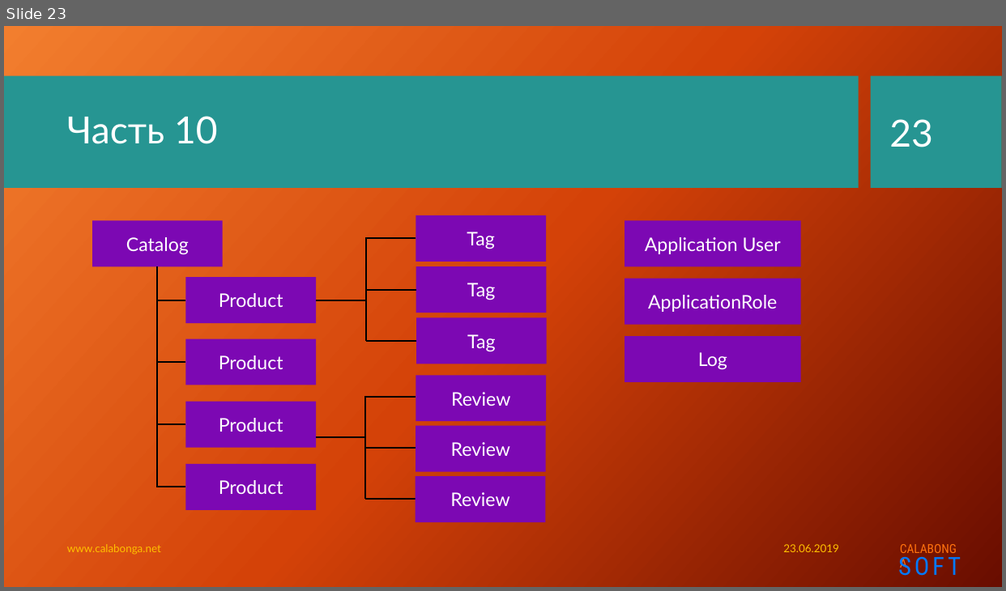
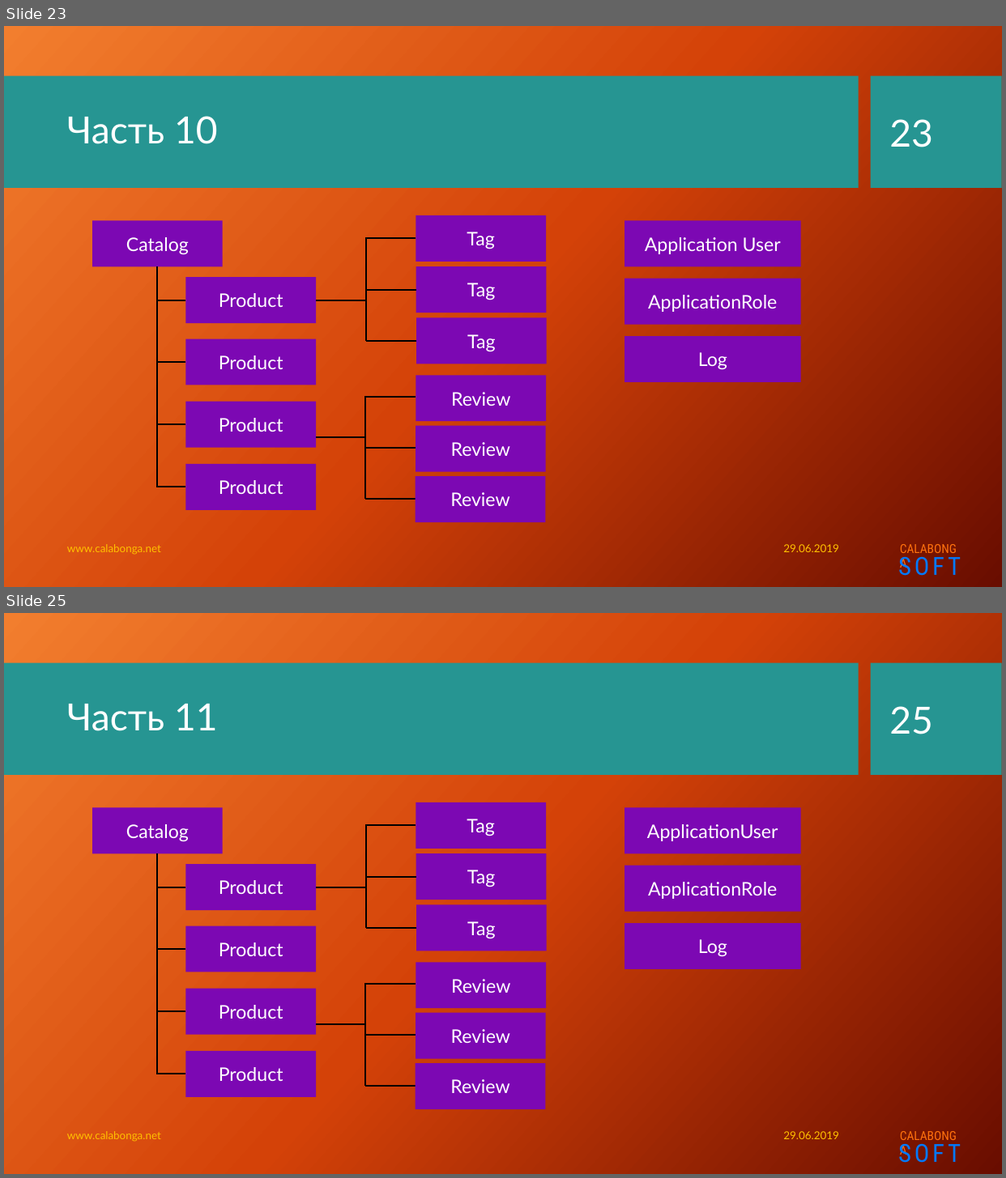
Before and after one commit to Calabonga/Calabonga.Catalog, a slide deck: Presentation/Calabonga.Catalog.pptx. Shown one above the other, each under a label of ours: slide 23 before the commit, slides 23 and 25 after it; the slides between them are not shown. The pictures are 1006x591 and 1006x1178 pixels, drawn with LibreOffice and Linux fonts; fonts in the diff are those of the drawing; background and template pictures are left out. Boxes give left, top, right and bottom in pixels: in the first picture for what was removed or moved away, otherwise in the second. Text is boxed around its words. In the diff, an @@ line names an element or a change of style, - is before the commit and + after.

```diff
--- a/Presentation/Calabonga.Catalog.pptx
+++ b/Presentation/Calabonga.Catalog.pptx
@@ slide 25 added at [4,613,1002,1174], background picture (left out); not listed: 4 template elements that a slide beside it also shows @@
@@ title added at [67,704,218,731], 36 pt, text #FFFFFF @@
+Часть 11
@@ page number added at [889,706,933,735], 36 pt, text #FFFFFF @@
+25
@@ rectangle added at [415,803,546,849], fill #7C08B3, 18 pt, text #FFFFFF @@
+Tag
@@ rectangle added at [92,807,223,854], fill #7C08B3, 18 pt, text #FFFFFF @@
+Catalog
@@ line added from (415, 825) to (365, 825), #000000 1.5 pt @@
@@ line added from (366, 825) to (366, 928), #000000 1.5 pt @@
@@ rectangle added at [624,807,800,854], fill #7C08B3, 18 pt, text #FFFFFF @@
+ApplicationUser
@@ line added from (157, 854) to (157, 1075), #000000 1.5 pt @@
@@ rectangle added at [416,854,547,901], fill #7C08B3, 18 pt, text #FFFFFF @@
+Tag
@@ rectangle added at [186,865,316,911], fill #7C08B3, 18 pt, text #FFFFFF @@
+Product
@@ line added from (416, 876) to (365, 876), #000000 1.5 pt @@
@@ rectangle added at [624,865,800,912], fill #7C08B3, 18 pt, text #FFFFFF @@
+ApplicationRole
@@ line added from (186, 888) to (157, 888), #000000 1.5 pt @@
@@ line added from (365, 888) to (316, 888), #000000 1.5 pt @@
@@ rectangle added at [186,926,316,973], fill #7C08B3, 18 pt, text #FFFFFF @@
+Product
@@ line added from (416, 928) to (366, 928), #000000 1.5 pt @@
@@ rectangle added at [416,905,547,952], fill #7C08B3, 18 pt, text #FFFFFF @@
+Tag
@@ rectangle added at [624,924,800,970], fill #7C08B3, 18 pt, text #FFFFFF @@
+Log
@@ line added from (186, 949) to (157, 949), #000000 1.5 pt @@
@@ rectangle added at [415,963,546,1009], fill #7C08B3, 18 pt, text #FFFFFF @@
+Review
@@ rectangle added at [186,989,316,1035], fill #7C08B3, 18 pt, text #FFFFFF @@
+Product
@@ line added from (415, 983) to (364, 983), #000000 1.5 pt @@
@@ line added from (365, 983) to (365, 1086), #000000 1.5 pt @@
@@ line added from (186, 1012) to (157, 1012), #000000 1.5 pt @@
@@ line added from (365, 1024) to (316, 1024), #000000 1.5 pt @@
@@ rectangle added at [415,1013,546,1059], fill #7C08B3, 18 pt, text #FFFFFF @@
+Review
@@ line added from (415, 1035) to (364, 1035), #000000 1.5 pt @@
@@ line added from (186, 1074) to (157, 1074), #000000 1.5 pt @@
@@ rectangle added at [186,1051,316,1097], fill #7C08B3, 18 pt, text #FFFFFF @@
+Product
@@ rectangle added at [415,1063,545,1110], fill #7C08B3, 18 pt, text #FFFFFF @@
+Review
@@ line added from (415, 1086) to (365, 1086), #000000 1.5 pt @@
@@ text added at [67,1131,161,1142], 10.5 pt, text #FFC000 @@
+www.calabonga.net
@@ text added at [783,1131,838,1139], 10.5 pt, text #FFC000 @@
+29.06.2019
@@ slide 23 changed as well @@
@@ text at [783,544,838,552]: text changed @@
-23.06.2019
+29.06.2019
```
Also in this commit, not shown: 21 other slides changed, 1 other slide added, 7 other files.
